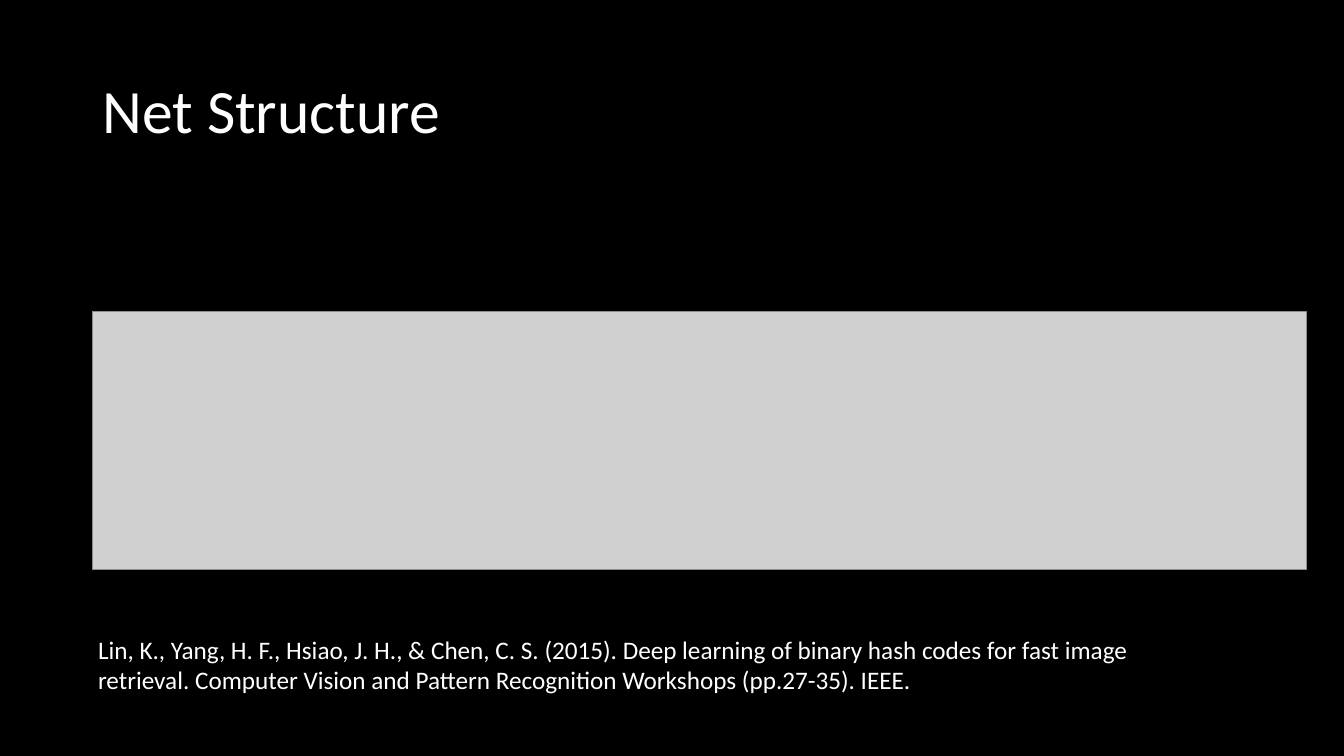
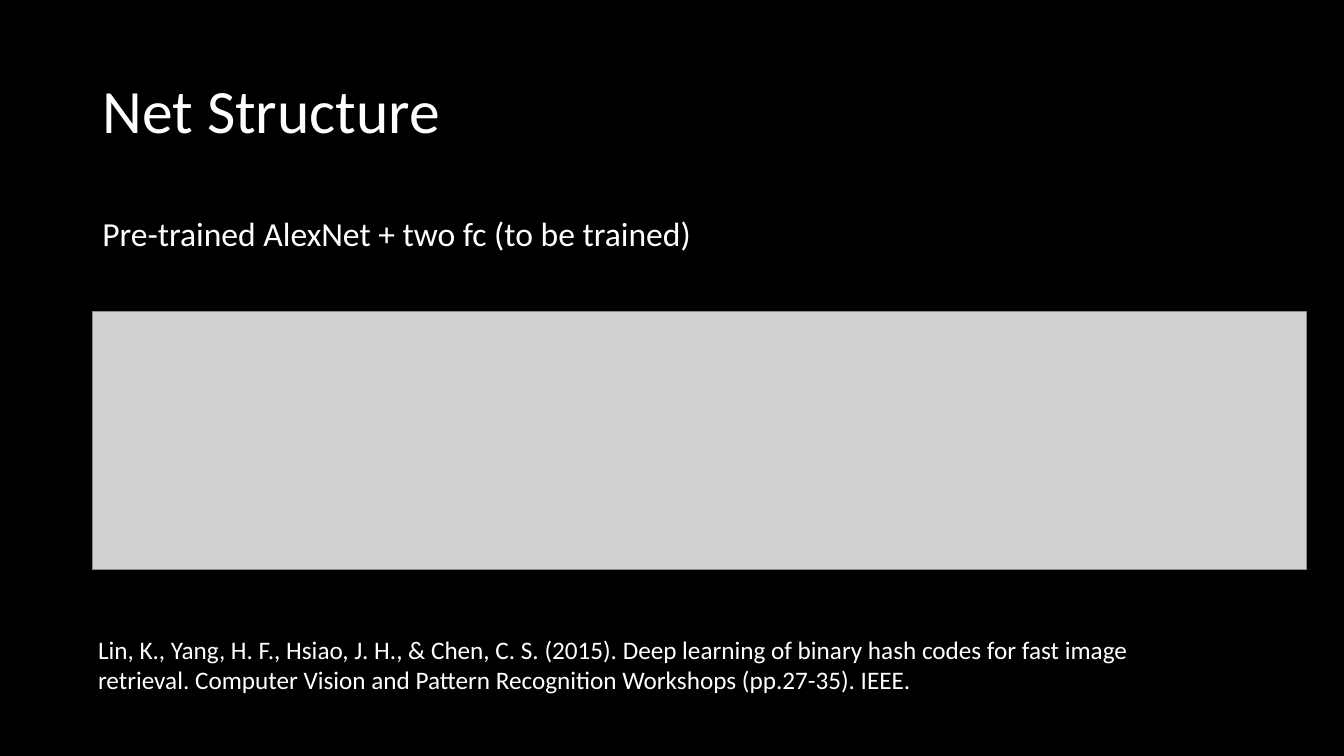
Before and after one commit to hongfz16/Data-Structure-2-Project, a slide deck: slide 2 of Project2/pre/deephash.pptx. Drawn at 1344x756 pixels with LibreOffice and Linux fonts; fonts in the diff are those of the drawing; grey boxes stand for pictures. Boxes give left, top, right and bottom in pixels: in the first picture for what was removed or moved away, otherwise in the second. Text is boxed around its words. In the diff, an @@ line names an element or a change of style, - is before the commit and + after.

Commit message:
add some texts to ppt

```diff
--- a/Project2/pre/deephash.pptx
+++ b/Project2/pre/deephash.pptx
@@ text added at <box>102,221,691,251</box>, 24 pt, text #FFFFFF @@
+Pre-trained AlexNet + two fc (to be trained)
```
